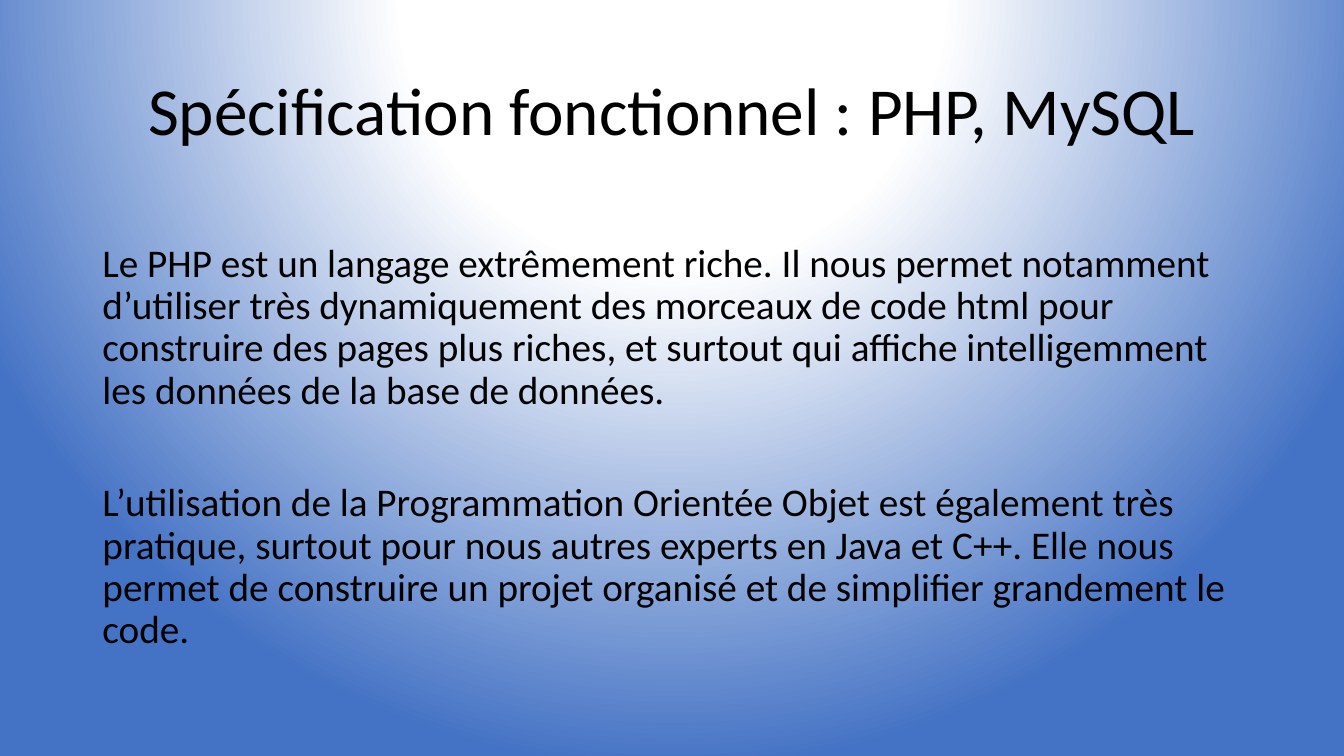
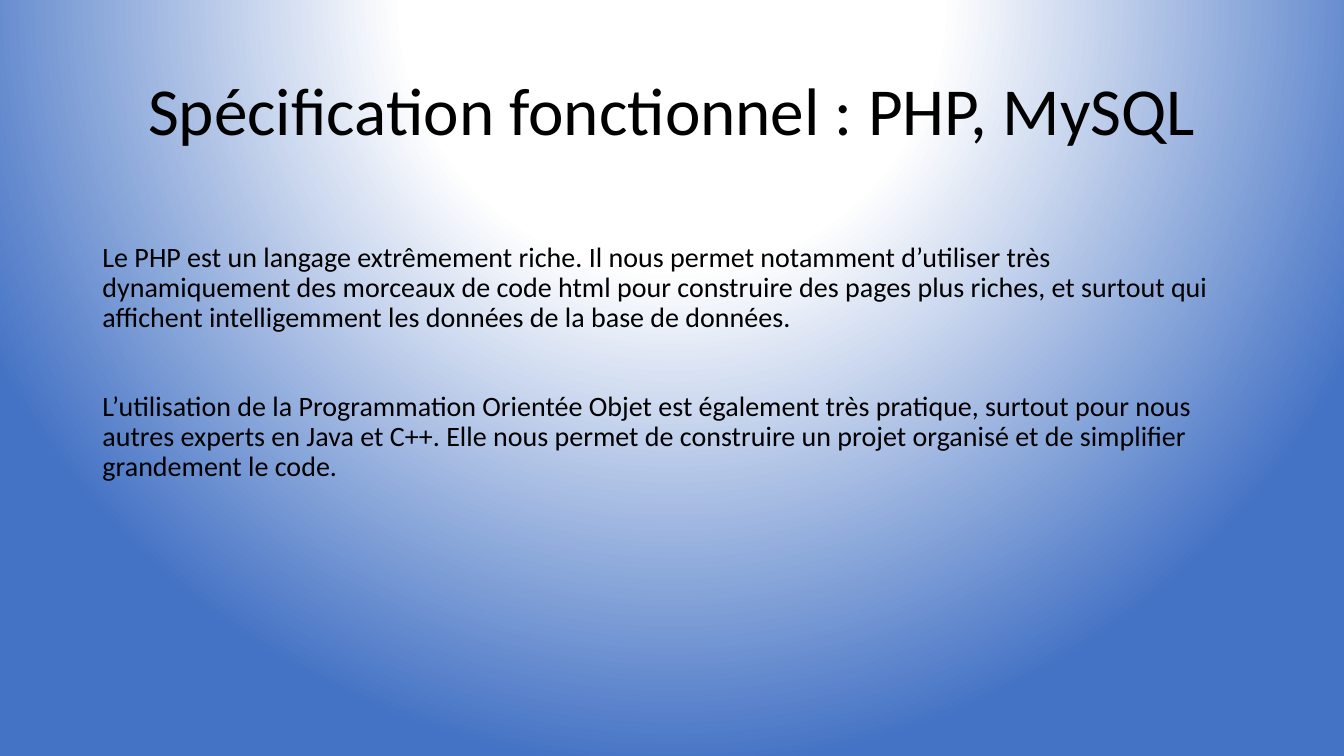
Before and after one commit to Maxtoq/ECELink, a slide deck: slide 10 of Présentation_finale.pptx. Drawn at 1344x756 pixels with LibreOffice and Linux fonts; fonts in the diff are those of the drawing. Boxes give left, top, right and bottom in pixels: in the first picture for what was removed or moved away, otherwise in the second. Text is boxed around its words. In the diff, an @@ line names an element or a change of style, - is before the commit and + after.

```diff
--- a/Présentation_finale.pptx
+++ b/Présentation_finale.pptx
@@ text at (102, 247, 1207, 332): text changed; size 28 to 20 pt @@
-Le PHP est un langage extrêmement riche. Il nous permet notamment d’utiliser très dynamiquement des morceaux de code html pour construire des pages plus riches, et surtout qui affiche intelligemment les données de la base de données.
+Le PHP est un langage extrêmement riche. Il nous permet notamment d’utiliser très dynamiquement des morceaux de code html pour construire des pages plus riches, et surtout qui affichent intelligemment les données de la base de données.
@@ text at (102, 396, 1190, 481): size 28 to 20 pt in "L’utilisation de la Programmation Orientée Objet est ..." @@
```
Also in this commit, not shown: 9 other slides changed.
